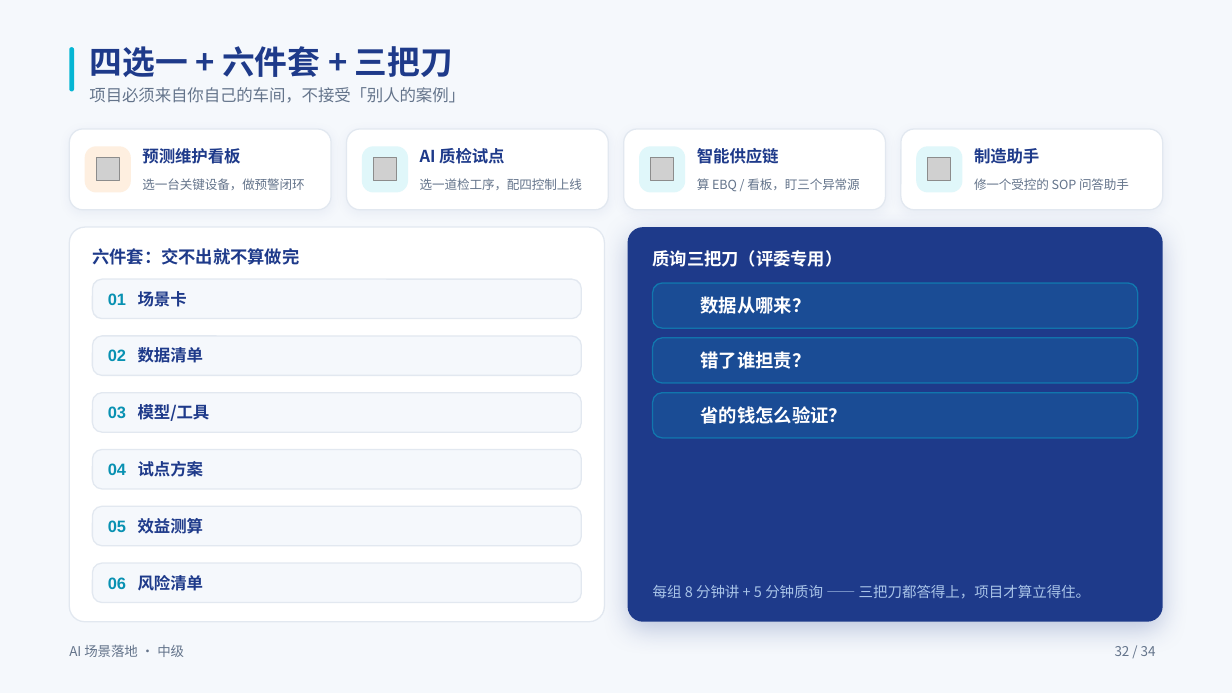
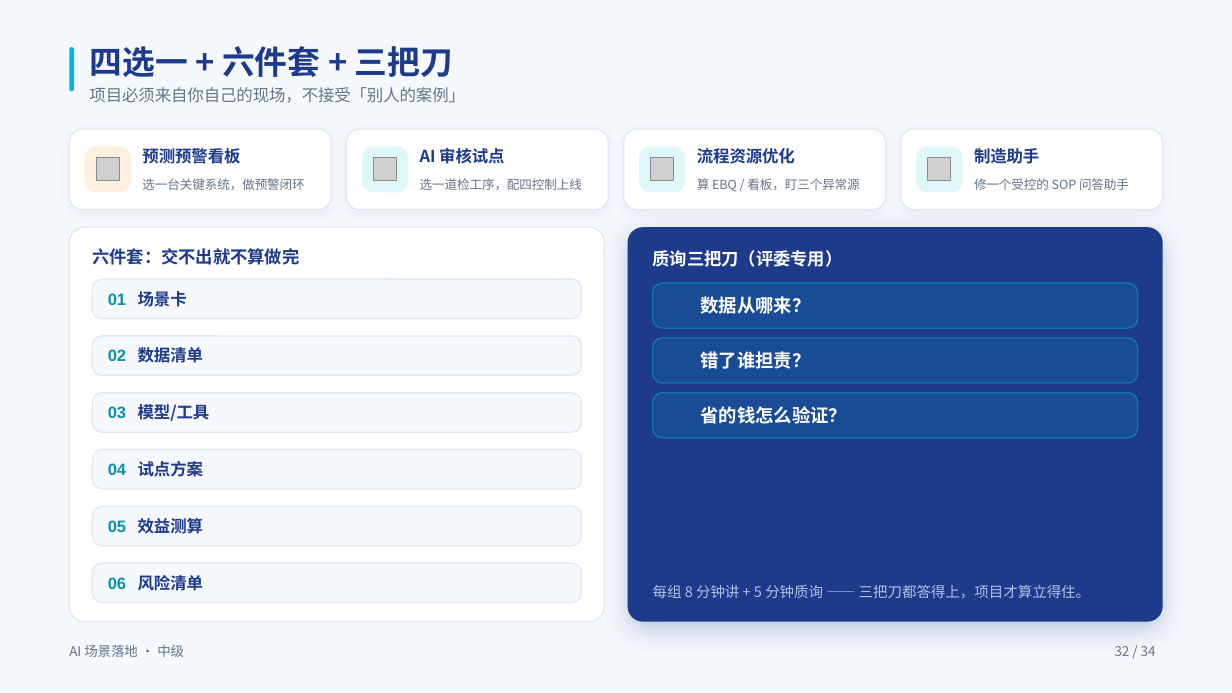
Before and after one commit to swift3000/qiyepinpeixun, a slide deck: slide 32 of 企业AI培训_交付包/中级课程_完整交付包/03_PPT课件/中级_落地层_PPT.pptx. Drawn at 1232x693 pixels with LibreOffice and Linux fonts; fonts in the diff are those of the drawing; grey boxes stand for pictures; background and template pictures are left out. Boxes give left, top, right and bottom in pixels: in the first picture for what was removed or moved away, otherwise in the second. Text is boxed around its words. In the diff, an @@ line names an element or a change of style, - is before the commit and + after.

```diff
--- a/企业AI培训_交付包/中级课程_完整交付包/03_PPT课件/中级_落地层_PPT.pptx
+++ b/企业AI培训_交付包/中级课程_完整交付包/03_PPT课件/中级_落地层_PPT.pptx
@@ text at (89, 87, 465, 103): text changed @@
-项目必须来自你自己的车间，不接受「别人的案例」
+项目必须来自你自己的现场，不接受「别人的案例」
@@ text at (142, 146, 240, 168): text changed @@
-预测维护看板
+预测预警看板
@@ text at (420, 148, 504, 164): text changed @@
-AI 质检试点
+AI 审核试点
@@ text at (697, 148, 795, 164): text changed @@
-智能供应链
+流程资源优化
@@ text at (142, 178, 304, 190): text changed @@
-选一台关键设备，做预警闭环
+选一台关键系统，做预警闭环
```
Also in this commit, not shown: 25 other slides changed, 2 other files.
